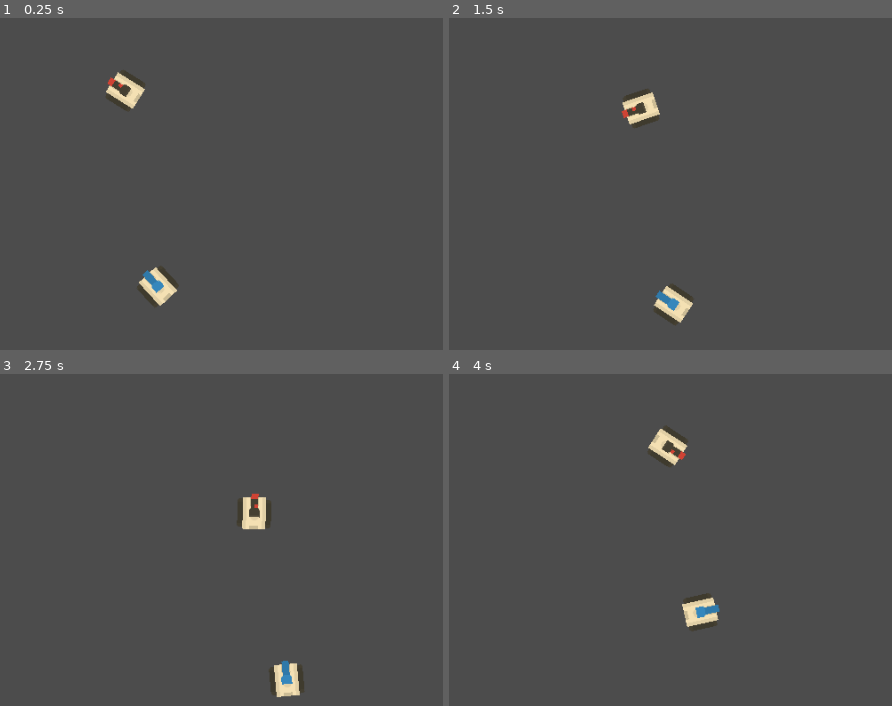
Above: before the commit, frames 1-4 (two rows, left to right).
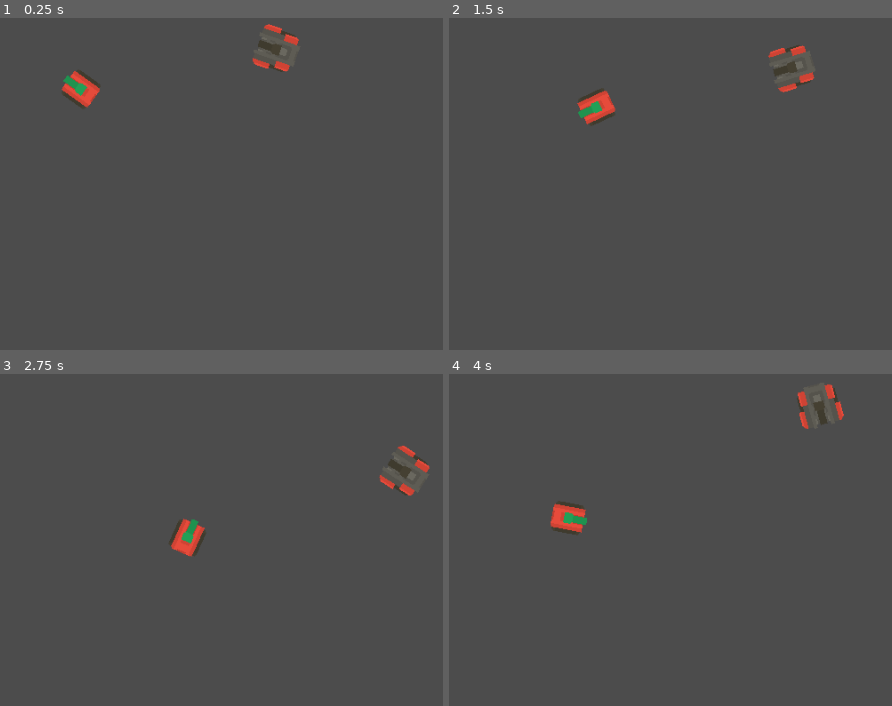
Above: after the commit, the same moments.

Repository: Seifeer/Rogue_Tank
Game: Godot game, scene res://Scenes/Test_area.tscn
Two runs of this game, one before a commit and one after it. Both use one fixed random seed, a clock stepped at 60 frames per second and the inputs below.
Inputs (mouse positions are in pixels of both pictures, inside the frame that each line leads up to):
- Up to frame 1 (0.25 s): no input
- Up to frame 2 (1.5 s): tap Enter at 0.5 s; move the mouse to (803, 114) at 0.52 s; hold Right (ui_right) 0.53-1.28 s; move the mouse to (466, 167) at 1.27 s; hold Down (ui_down) from 1.28 s (still down)
- Up to frame 3 (2.75 s): move the mouse to (256, 377) at 2.02 s; release Down (ui_down) at 2.03 s; hold Right (ui_right) from 2.03 s (still down)
- Up to frame 4 (4 s): move the mouse to (586, 603) at 2.77 s; release Right (ui_right) at 2.78 s; hold Up (ui_up) 2.78-3.53 s; move the mouse to (865, 576) at 3.52 s; hold Left (ui_left) from 3.53 s (still down)

The runs differ from the first frame. In frame 1, 2.5% of the frame differs, in the area x 13-68%, y 1-88%; in frame 2, 2.5%, in the area x 28-83%, y 8-93%; in frame 3, 2.5%; in frame 4, 2.5%.

Commit message:
Distancia da Bullet

Diff:
--- a/Scenes/Bullet.tscn
+++ b/Scenes/Bullet.tscn
@@ -19,17 +19,18 @@
 [sub_resource type="CurveTexture" id=4]
 curve = SubResource( 3 )
 
-[sub_resource type="ParticlesMaterial" id=2]
+[sub_resource type="ParticlesMaterial" id=5]
 flag_disable_z = true
 gravity = Vector3( 0, 0, 0 )
+angular_velocity = 1.0
 orbit_velocity = 0.0
 orbit_velocity_random = 0.0
 scale = 0.1
 scale_random = 0.1
 scale_curve = SubResource( 4 )
-color_ramp = SubResource( 6 )
+color_ramp = SubResource( 2 )
 
-[sub_resource type="CapsuleShape2D" id=1]
+[sub_resource type="CapsuleShape2D" id=6]
 radius = 3.89321
 height = 6.24649
 
@@ -43,7 +44,7 @@
 amount = 15
 lifetime = 0.3
 local_coords = false
-process_material = SubResource( 2 )
+process_material = SubResource( 5 )
 texture = ExtResource( 2 )
 
 [node name="Sprite" type="Sprite" parent="."]
@@ -52,10 +53,9 @@
 
 [node name="Shape" type="CollisionShape2D" parent="."]
 rotation = 1.5708
-shape = SubResource( 1 )
+shape = SubResource( 6 )
 
 [node name="Notifier" type="VisibilityEnabler2D" parent="."]
 position = Vector2( -1.11759e-07, 0.0711977 )
 scale = Vector2( 0.71521, 0.409062 )
-
 [connection signal="screen_exited" from="Notifier" to="." method="_on_Notifier_screen_exited"]
--- a/Scenes/Tank.tscn
+++ b/Scenes/Tank.tscn
@@ -49,6 +49,7 @@
 }
 
 [node name="Tank" type="KinematicBody2D"]
+collision_mask = 3
 script = ExtResource( 1 )
 
 [node name="Poly" type="CollisionPolygon2D" parent="."]
--- a/Scenes/Test_area.tscn
+++ b/Scenes/Test_area.tscn
@@ -20,22 +20,18 @@
 [node name="Test_area" type="Node"]
 
 [node name="Tank" parent="." instance=ExtResource( 1 )]
-position = Vector2( 390.823, 244.997 )
-rotation = 4.66399
-collision_layer = 0
-collision_mask = 0
-bodie = 3
-barrel = 1
+position = Vector2( 561.029, 198.698 )
+bodie = 1
 
 [node name="Tank2" parent="." instance=ExtResource( 1 )]
-position = Vector2( 427.35, 465.634 )
-rotation = -33.0458
-bodie = 3
-barrel = 2
+position = Vector2( 340.903, 243.502 )
+bodie = 4
+barrel = 3
 
 [node name="Walls" type="StaticBody2D" parent="."]
-editor/display_folded = true
 position = Vector2( 467.569, 47.0188 )
+collision_layer = 2
+collision_mask = 0
 
 [node name="Cirlde" type="CollisionShape2D" parent="Walls"]
 position = Vector2( 23.1552, 238.167 )
--- a/Scripts/Bullet.gd
+++ b/Scripts/Bullet.gd
@@ -2,9 +2,11 @@
 
 var SPEED=400
 var dir=Vector2(0, -1) setget set_dir
+onready var init_pos= global_position
+#Esse "onready" serve para iniciar a variavel dentro da função ready
 
-
-func _ready():
+func _ready():#Essa função inicia quando o node entra em cena
+	print(init_pos)
 	pass
 
 func _process(delta):
--- a/project.godot
+++ b/project.godot
@@ -67,6 +67,7 @@
 2d_render/layer_2="Enemy"
 2d_physics/layer_2="Wall"
 2d_render/layer_3="Wall"
+2d_physics/layer_3="Enemy"
 
 [rendering]
 
Not shown: 1 places in Scenes/Bullet.tscn that only renumber resources
